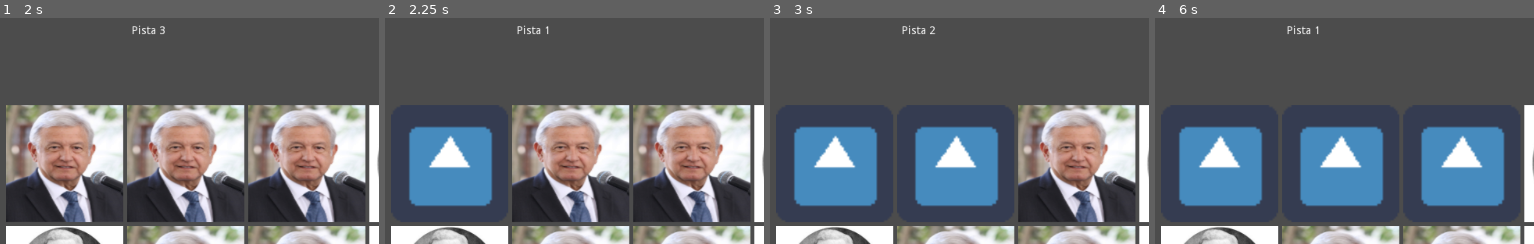
Above: before the commit, frames 1-4 (left to right).
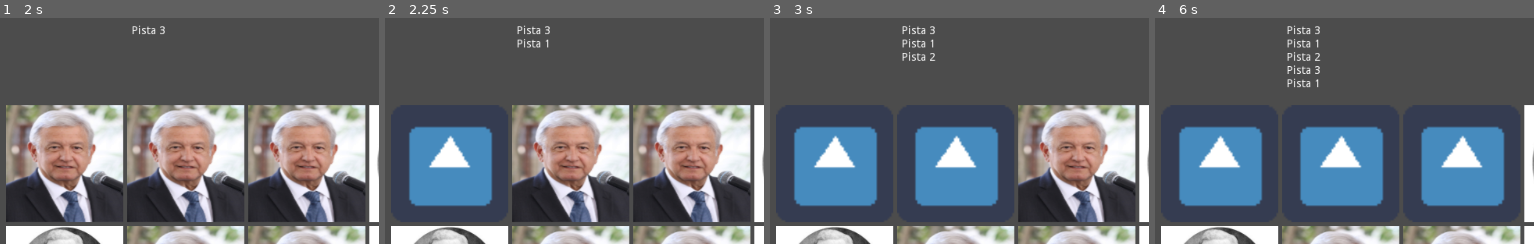
Above: after the commit, the same moments.

Repository: BryanWi/AdivinaQuien
Game: Godot game, scene res://game/Game.tscn
Two runs of this game, one before a commit and one after it. Both use one fixed random seed, a clock stepped at 60 frames per second and the inputs below. The engine's default icon, where the game draws it, is replaced by a stand-in: a white triangle on a blue panel in a dark square.
Inputs (mouse positions are % of the whole screen's width and height, from its top left):
- Up to frame 1 (2 s): click "Nuevo Juego" at 0.5 s; click "Nuevo Juego" at 1.25 s
- Up to frame 2 (2.25 s): click (8, 32) at 2 s
- Up to frame 3 (3 s): click (24, 32) at 2.77 s
- Up to frame 4 (6 s): click (40, 32) at 3.52 s; click (56, 32) at 4.25 s; click (72, 32) at 5.02 s; click (88, 32) at 5.77 s
The pictures show only the part of the screen within x 0-50%, y 0-50%; the shares and areas given below are measured in that part.

Frame 1 is identical in both runs. In frame 2, 0.2% of the frame differs, in the area x 34-44%, y 3-14%; in frame 3, 0.3%; in frame 4, 0.6%, in the area x 34-44%, y 3-31%.

Commit message:
cambio pistas se suman

Diff:
--- a/game/Game.gd
+++ b/game/Game.gd
@@ -50,6 +50,8 @@
 
 
 func new_game():
+	$Label.text = ""
+
 	for item in $Tablero.get_children():
 		item.queue_free()
 
@@ -94,7 +96,7 @@
 #	pass
 
 func set_pista():
-	$Label.text = doc[presi]["pistas"][n_pista]
+	$Label.text += doc[presi]["pistas"][n_pista] + "\n"
 	n_pista += 1
 	if n_pista >= doc[presi]["pistas"].size():
 		n_pista= 0
